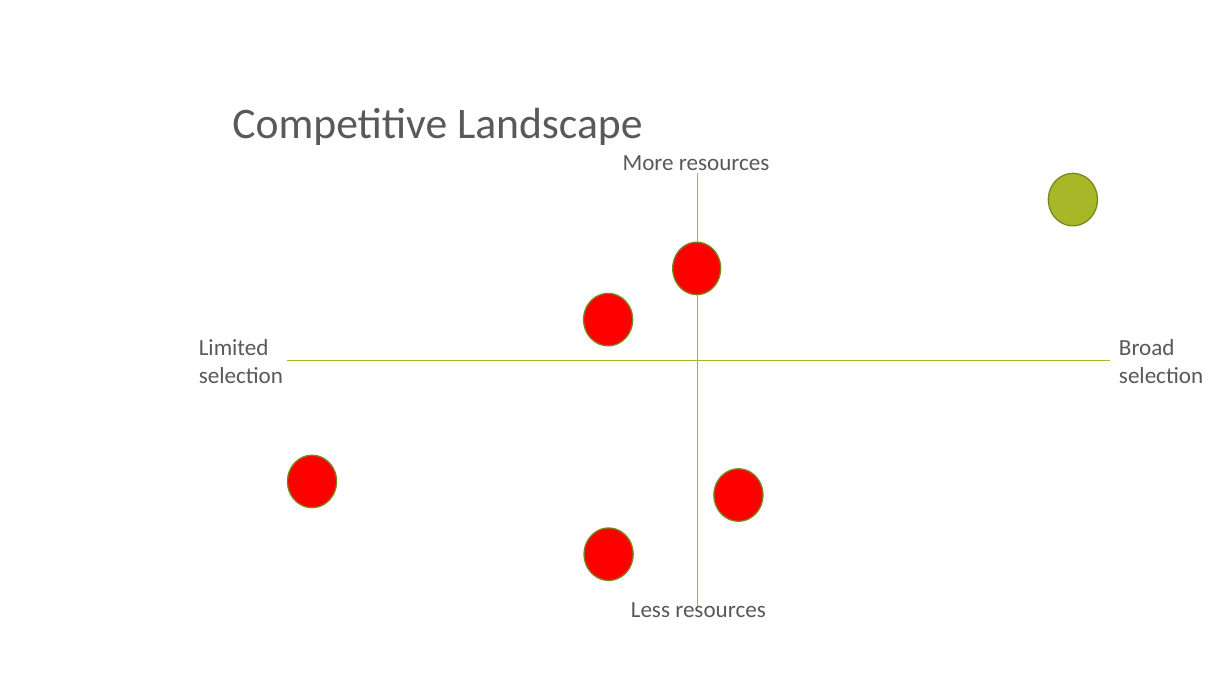
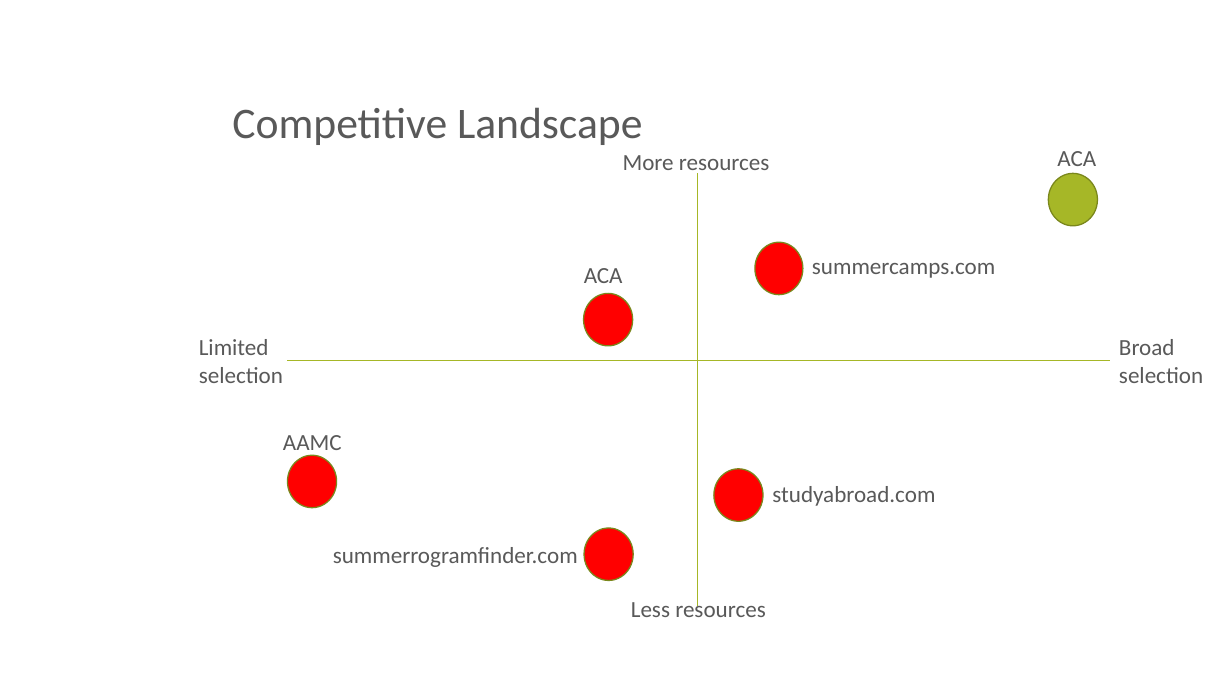
Before and after one commit to bmspersonal/testing, a slide deck: slide 7 of summerdeck.pptx (slide 8 before the commit). Drawn at 1232x693 pixels with LibreOffice and Linux fonts; fonts in the diff are those of the drawing; background and template pictures are left out. Boxes give left, top, right and bottom in pixels: in the first picture for what was removed or moved away, otherwise in the second. Text is boxed around its words. In the diff, an @@ line names an element or a change of style, - is before the commit and + after.

```diff
--- a/summerdeck.pptx
+++ b/summerdeck.pptx
@@ text added at [1057,151,1096,173], 18 pt, text #595959 @@
+ACA
@@ text added at [584,268,623,283], 18 pt, text #595959 @@
+ACA
@@ ellipse: place and size @@
-ellipse at [673,242,721,295]
+ellipse at [755,242,803,295]
@@ text added at [812,263,995,278], 18 pt, text #595959 @@
+summercamps.com
@@ text added at [283,435,342,456], 18 pt, text #595959 @@
+AAMC
@@ text added at [772,486,935,506], 18 pt, text #595959 @@
+studyabroad.com
@@ text added at [333,547,578,567], 18 pt, text #595959 @@
+summerrogramfinder.com
```
Also in this commit, not shown: 4 other slides changed, 1 slide added, 1 slide removed.
